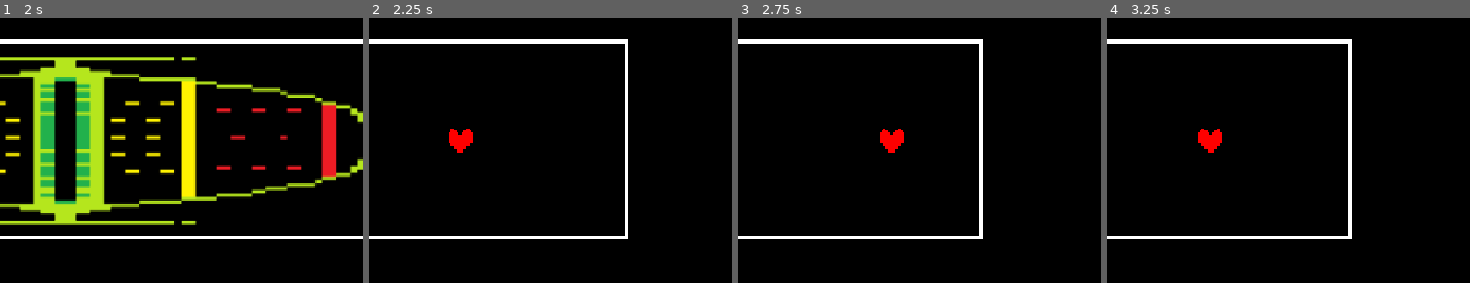
Above: before the commit, frames 1-4 (left to right).
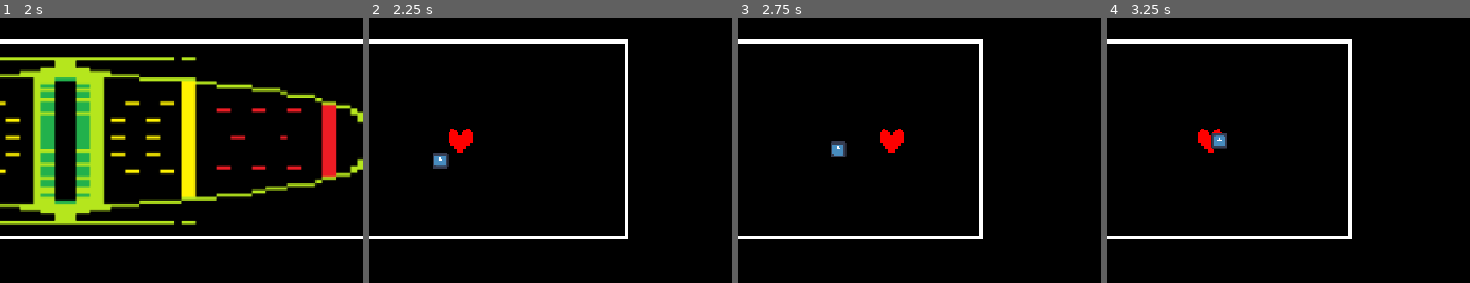
Above: after the commit, the same moments.

Repository: samir-alhindi/undertale_godot
Game: Godot game, scene res://battle/battle.tscn
Same seed, same stepped clock (60 frames per second), same inputs: the game is played once before the commit and once after it. The engine's default icon, where the game draws it, is replaced by a stand-in: a white triangle on a blue panel in a dark square.
Inputs:
- Up to frame 1 (2 s): click "Attack" at 0.5 s; tap Enter (ui_accept) at 1.25, 1.52 s; hold Right (ui_right) from 1.28 s (still down)
- Up to frame 2 (2.25 s): keep holding Right (ui_right); tap Enter (ui_accept) at 2 s
- Up to frame 3 (2.75 s): keep holding Right (ui_right); tap Enter (ui_accept) at 2.27 s
- Up to frame 4 (3.25 s): release Right (ui_right) at 2.78 s; hold Left (ui_left) from 2.78 s (still down)
The pictures show only the part of the screen within x 41-91%, y 40-90%; the shares and areas given below are measured in that part.

Frame 1 is identical in both runs. In frame 2, 0.3% of the frame differs, in the area x 17-23%, y 50-57%; in frame 3, 0.3%; in frame 4, 0.3%, in the area x 28-34%, y 43-50%.

Commit message:
Adding bullets and attacks

Diff:
--- a/battle/battle.gd
+++ b/battle/battle.gd
@@ -2,6 +2,10 @@
 
 var is_selecting := false
 var is_attacking := false
+
+var player_hp := 20
+
+@export var attacks: Array[PackedScene]
 
 func _ready() -> void:
 	RenderingServer.set_default_clear_color(Color.BLACK)
@@ -27,6 +31,10 @@
 		%Anim.stop()
 		%LabelTimer.start()
 
+func player_take_damage(amount: int) -> void:
+	player_hp -= amount
+	print(player_hp)
+
 func _on_attack_button_pressed() -> void:
 	%ButtonsContainer.hide()
 	%Text.text = "* Godot"
@@ -48,6 +56,14 @@
 func start_hell() -> void:
 	%ButtonsContainer.hide()
 	%Anim.play("start_hell")
+
 	var soul := Soul.new_soul(Soul.Mode.RED)
 	add_child(soul)
 	soul.global_position = %AttackBar.global_position
+	soul.took_damage.connect(player_take_damage)
+
+	var attack: BulletAttack = attacks[0].instantiate()
+	add_child(attack)
+	await attack.done
+	attack.queue_free()
+	print("Done")
--- a/battle/battle.tscn
+++ b/battle/battle.tscn
@@ -1,6 +1,7 @@
-[gd_scene load_steps=10 format=3 uid="uid://45qmet5s5aix"]
+[gd_scene load_steps=11 format=3 uid="uid://45qmet5s5aix"]
 
 [ext_resource type="Script" uid="uid://c57c672oeb8vm" path="res://battle/battle.gd" id="1_mqutd"]
+[ext_resource type="PackedScene" uid="uid://mlb50vg57cn7" path="res://bullet_attacks/follow_soul.tscn" id="2_6hnvb"]
 [ext_resource type="Texture2D" uid="uid://bubk6ccjybj0" path="res://sprites/attack.png" id="2_qubjc"]
 [ext_resource type="Texture2D" uid="uid://qk57agdnwi8" path="res://icon.svg" id="2_tiqy5"]
 
@@ -77,6 +78,7 @@
 
 [node name="Battle" type="Node2D"]
 script = ExtResource("1_mqutd")
+attacks = Array[PackedScene]([ExtResource("2_6hnvb")])
 
 [node name="CanvasLayer" type="Control" parent="."]
 unique_name_in_owner = true
--- /dev/null
+++ b/bullet_attacks/bullet_attack.gd
@@ -0,0 +1,6 @@
+class_name BulletAttack extends Node
+
+signal done
+
+func _on_timer_timeout() -> void:
+	done.emit()
--- /dev/null
+++ b/bullet_attacks/bullet_attack.tscn
@@ -0,0 +1,14 @@
+[gd_scene load_steps=2 format=3 uid="uid://d0h5plmdrad1f"]
+
+[ext_resource type="Script" uid="uid://csss717x68oa1" path="res://bullet_attacks/bullet_attack.gd" id="1_8fcg0"]
+
+[node name="BulletAttack" type="Node"]
+script = ExtResource("1_8fcg0")
+
+[node name="Timer" type="Timer" parent="."]
+unique_name_in_owner = true
+wait_time = 5.0
+one_shot = true
+autostart = true
+
+[connection signal="timeout" from="Timer" to="." method="_on_timer_timeout"]
--- /dev/null
+++ b/bullet_attacks/follow_soul.gd
@@ -0,0 +1,10 @@
+extends BulletAttack
+
+const FOLLOWER_BULLET := preload("res://bullets/follower_bullet.tscn")
+
+func _ready() -> void:
+	var soul := get_tree().get_first_node_in_group("soul")
+	var bullet := FOLLOWER_BULLET.instantiate()
+
+	add_child(bullet)
+	bullet.global_position = soul.global_position + Vector2(0, 50)
--- /dev/null
+++ b/bullet_attacks/follow_soul.tscn
@@ -0,0 +1,7 @@
+[gd_scene load_steps=3 format=3 uid="uid://mlb50vg57cn7"]
+
+[ext_resource type="PackedScene" uid="uid://d0h5plmdrad1f" path="res://bullet_attacks/bullet_attack.tscn" id="1_nsvbr"]
+[ext_resource type="Script" uid="uid://dkaghcicp38xa" path="res://bullet_attacks/follow_soul.gd" id="2_a7og0"]
+
+[node name="FollowSoul" instance=ExtResource("1_nsvbr")]
+script = ExtResource("2_a7og0")
--- /dev/null
+++ b/bullets/follower_bullet.gd
@@ -0,0 +1,8 @@
+extends Area2D
+
+var damage_amount := 2
+
+func _physics_process(delta: float) -> void:
+	var soul := get_tree().get_first_node_in_group("soul")
+	var dir := global_position.direction_to(soul.global_position)
+	global_position += delta * dir * 100
--- /dev/null
+++ b/bullets/follower_bullet.tscn
@@ -0,0 +1,17 @@
+[gd_scene load_steps=4 format=3 uid="uid://c6qvbhxynfhwc"]
+
+[ext_resource type="Script" uid="uid://djxnjgod6ymob" path="res://bullets/follower_bullet.gd" id="1_4btat"]
+[ext_resource type="Texture2D" uid="uid://qk57agdnwi8" path="res://icon.svg" id="1_28y32"]
+
+[sub_resource type="RectangleShape2D" id="RectangleShape2D_tnxwn"]
+
+[node name="FollowerBullet" type="Area2D" groups=["bullet"]]
+z_index = 1
+script = ExtResource("1_4btat")
+
+[node name="Sprite2D" type="Sprite2D" parent="."]
+scale = Vector2(0.2, 0.2)
+texture = ExtResource("1_28y32")
+
+[node name="CollisionShape2D" type="CollisionShape2D" parent="."]
+shape = SubResource("RectangleShape2D_tnxwn")
--- a/project.godot
+++ b/project.godot
@@ -21,6 +21,11 @@
 window/size/viewport_height=960
 window/stretch/mode="canvas_items"
 
+[global_group]
+
+soul="The human soul"
+bullet="hurts the soul"
+
 [rendering]
 
 renderer/rendering_method="gl_compatibility"
--- a/soul/soul.gd
+++ b/soul/soul.gd
@@ -1,5 +1,6 @@
 class_name Soul extends CharacterBody2D
 
+signal took_damage(amount: int)
 enum Mode {RED, BLUE, YELLOW, GREEN, PURPLE}
 var mode: Mode
 const SOUL := preload("uid://tly4ac72poq7")
@@ -30,3 +31,8 @@
 			velocity.y += 800 * delta
 
 			move_and_slide()
+
+func _on_hurtbox_area_entered(area: Area2D) -> void:
+	if not area.is_in_group("bullet") or %invincibilityTimer.time_left: return
+	took_damage.emit(area.damage_amount)
+	%invincibilityTimer.start()
--- a/soul/soul.tscn
+++ b/soul/soul.tscn
@@ -6,7 +6,7 @@
 [sub_resource type="CircleShape2D" id="CircleShape2D_rujom"]
 radius = 15.0333
 
-[node name="Soul" type="CharacterBody2D"]
+[node name="Soul" type="CharacterBody2D" groups=["soul"]]
 z_index = 1
 script = ExtResource("1_rujom")
 
@@ -17,3 +17,15 @@
 
 [node name="CollisionShape2D" type="CollisionShape2D" parent="."]
 shape = SubResource("CircleShape2D_rujom")
+
+[node name="Hurtbox" type="Area2D" parent="."]
+
+[node name="CollisionPolygon2D" type="CollisionPolygon2D" parent="Hurtbox"]
+polygon = PackedVector2Array(0, 19, -19, 5, -19, -15, -11, -19, -1, -10, 11, -19, 19, -13, 19, 4)
+
+[node name="invincibilityTimer" type="Timer" parent="."]
+unique_name_in_owner = true
+wait_time = 0.5
+one_shot = true
+
+[connection signal="area_entered" from="Hurtbox" to="." method="_on_hurtbox_area_entered"]
Not shown, added: bullet_attacks/bullet_attack.gd.uid
Not shown, added: bullet_attacks/follow_soul.gd.uid
Not shown, added: bullets/follower_bullet.gd.uid
